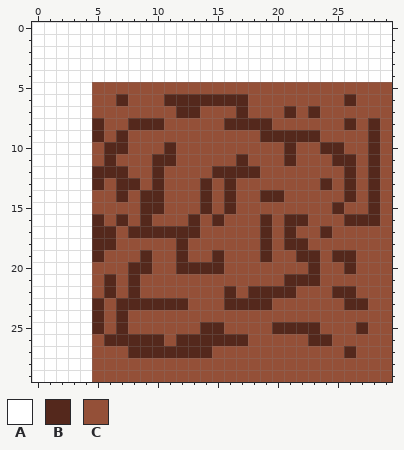
Two versions of one pixel-art sprite, assets/terre.png. Above, as it was before the edit.
The file is 30x30 pixels.
Palette (. is transparent): A #ffffff  B #54281c  C #945038
Pixels before, first column x 0:
 0 AAAAAAAAAAAAAAAAAAAAAAAAAAAAAA
 1 AAAAAAAAAAAAAAAAAAAAAAAAAAAAAA
 2 AAAAAAAAAAAAAAAAAAAAAAAAAAAAAA
 3 AAAAAAAAAAAAAAAAAAAAAAAAAAAAAA
 4 AAAAAAAAAAAAAAAAAAAAAAAAAAAAAA
 5 AAAAACCCCCCCCCCCCCCCCCCCCCCCCC
 6 AAAAACCBCCCBBBBBBBCCCCCCCCBCCC
 7 AAAAACCCCCCCBBCCCBCCCBCBCCCCCC
 8 AAAAABCCBBBCCCCCBBBBCCCCCCBCBC
 9 AAAAABCBCCCCCCCCCCCBBBBBCCCCBC
10 AAAAACBBCCCBCCCCCCCCCBCCBBCCBC
11 AAAAACBCCCBBCCCCCBCCCBCCCBBCBC
12 AAAAABBBCCBCCCCBBBBCCCCCCCBCBC
13 AAAAABCBBCBCCCBCBCCCCCCCBCBCBC
14 AAAAACCBCBBCCCBCBCCBBCCCCCBCBC
15 AAAAACCCCBBCCCBCBCCCCCCCCBCCBC
16 AAAAABCBCBCCCBCBCCCBCBBCCCBBBC
17 AAAAABBCBBBBBBCCCCCBCBCCBCCCCC
18 AAAAABBCCCCCBCCCCCCBCBBCCCCCCC
19 AAAAABCCCBCCBCCBCCCBCCBBCBBCCC
20 AAAAACCCBBCCBBBBCCCCCCCBCCBCCC
21 AAAAACBCBCCCCCCCCCCCCBBBCCCCCC
22 AAAAACBCBCCCCCCCBCBBBBCCCBBCCC
23 AAAAABCBBBBBBCCCBBBBCCCCCCBBCC
24 AAAAABCBCCCCCCCCCCCCCCCCCCCCCC
25 AAAAABCBCCCCCCBBCCCCBBBBCCCBCC
26 AAAAACBBBBBCBBBBBBCCCCCBBCCCCC
27 AAAAACCCBBBBBBBCCCCCCCCCCCBCCC
28 AAAAACCCCCCCCCCCCCCCCCCCCCCCCC
29 AAAAACCCCCCCCCCCCCCCCCCCCCCCCC
Now the later version:
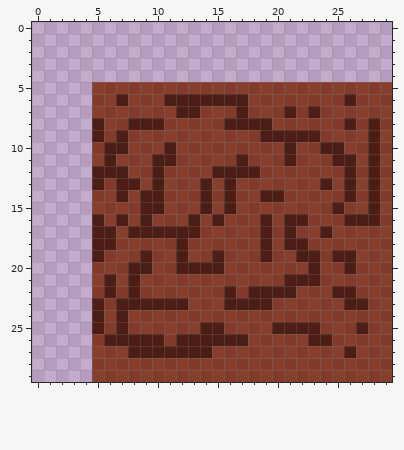
The edit:
{"colour":"B","old":"#54281c","new":"#3f0d00e3"}
{"colour":"C","old":"#945038","new":"#761f00c7"}
{"y":0,"x":0,"old":"AAAAAAAAAAAAAAAAAAAAAAAAAAAAAA","new":".............................."}
{"y":1,"x":0,"old":"AAAAAAAAAAAAAAAAAAAAAAAAAAAAAA","new":".............................."}
{"y":2,"x":0,"old":"AAAAAAAAAAAAAAAAAAAAAAAAAAAAAA","new":".............................."}
{"y":3,"x":0,"old":"AAAAAAAAAAAAAAAAAAAAAAAAAAAAAA","new":".............................."}
{"y":4,"x":0,"old":"AAAAAAAAAAAAAAAAAAAAAAAAAAAAAA","new":".............................."}
{"y":5,"x":0,"old":"AAAAA","new":"....."}
{"y":6,"x":0,"old":"AAAAA","new":"....."}
{"y":7,"x":0,"old":"AAAAA","new":"....."}
{"y":8,"x":0,"old":"AAAAA","new":"....."}
{"y":9,"x":0,"old":"AAAAA","new":"....."}
{"y":10,"x":0,"old":"AAAAA","new":"....."}
{"y":11,"x":0,"old":"AAAAA","new":"....."}
{"y":12,"x":0,"old":"AAAAA","new":"....."}
{"y":13,"x":0,"old":"AAAAA","new":"....."}
{"y":14,"x":0,"old":"AAAAA","new":"....."}
{"y":15,"x":0,"old":"AAAAA","new":"....."}
{"y":16,"x":0,"old":"AAAAA","new":"....."}
{"y":17,"x":0,"old":"AAAAA","new":"....."}
{"y":18,"x":0,"old":"AAAAA","new":"....."}
{"y":19,"x":0,"old":"AAAAA","new":"....."}
{"y":20,"x":0,"old":"AAAAA","new":"....."}
{"y":21,"x":0,"old":"AAAAA","new":"....."}
{"y":22,"x":0,"old":"AAAAA","new":"....."}
{"y":23,"x":0,"old":"AAAAA","new":"....."}
{"y":24,"x":0,"old":"AAAAA","new":"....."}
{"y":25,"x":0,"old":"AAAAA","new":"....."}
{"y":26,"x":0,"old":"AAAAA","new":"....."}
{"y":27,"x":0,"old":"AAAAA","new":"....."}
{"y":28,"x":0,"old":"AAAAA","new":"....."}
{"y":29,"x":0,"old":"AAAAA","new":"....."}
{"label":"changed","picture_box":[32,22,392,382]}
